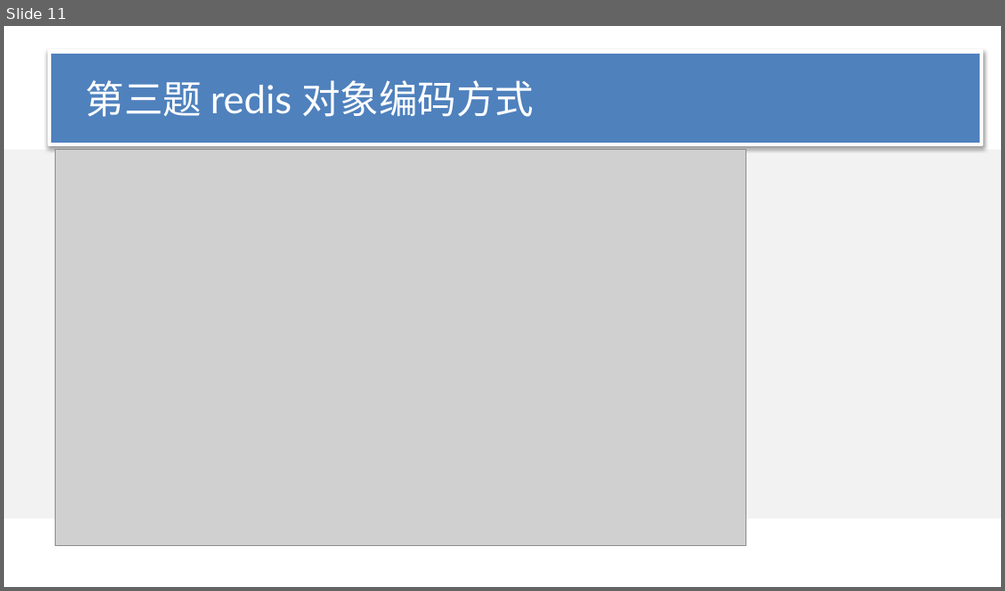
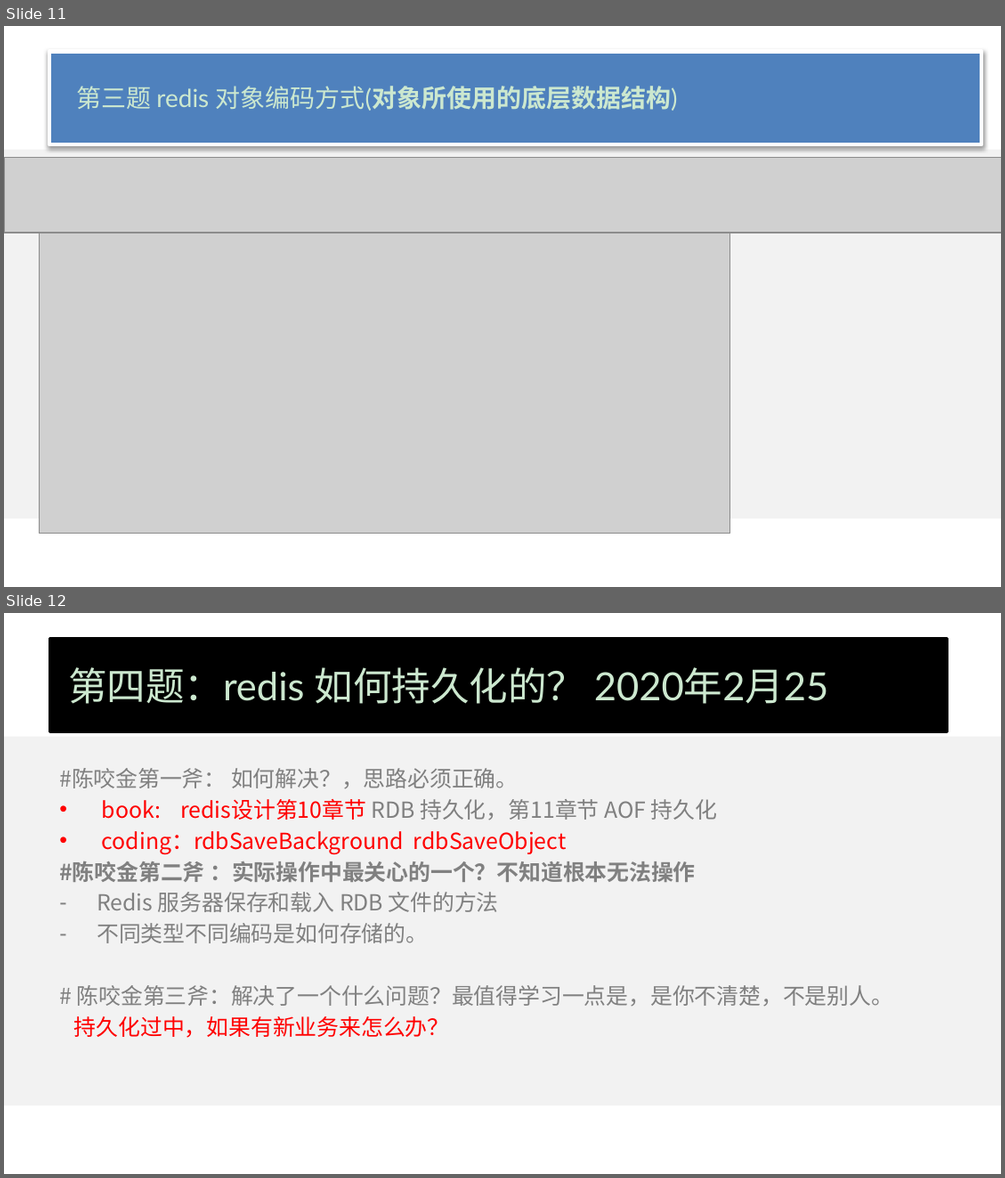
Before and after one commit to wangcy6/weekly, a slide deck: ppt/服务器设计_组件篇.pptx. Shown one above the other, each under a label of ours: slide 11 before the commit, slides 11 and 12 after it. The pictures are 1005x591 and 1005x1178 pixels, drawn with LibreOffice and Linux fonts; fonts in the diff are those of the drawing; grey boxes stand for pictures; background and template pictures are left out. Boxes give left, top, right and bottom in pixels: in the first picture for what was removed or moved away, otherwise in the second. Text is boxed around its words. In the diff, an @@ line names an element or a change of style, - is before the commit and + after.

```diff
--- a/ppt/服务器设计_组件篇.pptx
+++ b/ppt/服务器设计_组件篇.pptx
@@ slide 12 added at box(4, 613, 1001, 1174), background #CCE8CF; not listed: 1 template element that a slide beside it also shows @@
@@ title added at box(50, 638, 947, 731), fill #000000, outline #000000 2 pt, 28 pt, text #CCE8CF @@
+第四题：redis 如何持久化的？ 2020年2月25
@@ text added at box(59, 768, 894, 1038), 16 pt, text #808080 @@
+#陈咬金第一斧： 如何解决？，思路必须正确。
+• book: redis设计第10章节 RDB 持久化，第11章节 AOF 持久化
+• coding：rdbSaveBackground rdbSaveObject
+#陈咬金第二斧 ：实际操作中最关心的一个？不知道根本无法操作
+– Redis 服务器保存和载入 RDB 文件的方法
+– 不同类型不同编码是如何存储的。
+# 陈咬金第三斧：解决了一个什么问题？最值得学习一点是，是你不清楚，不是别人。
+持久化过中，如果有新业务来怎么办？
@@ slide 11 changed as well @@
@@ background #FFFFFF to #CCE8CF @@
@@ title "第三题 redis 对象编码方式(对象所使用的底层数据结构)" at box(50, 51, 982, 144): outline #FFFFFF 3 pt to #CCE8CF 3 pt @@
@@ title at box(76, 86, 678, 111): text changed; size 28 to 18 pt; text colour #FFFFFF to #CCE8CF @@
-第三题 redis 对象编码方式
+第三题 redis 对象编码方式(对象所使用的底层数据结构)
@@ picture added at box(4, 158, 1001, 233) @@
@@ picture: place and size @@
-picture at box(55, 150, 745, 547)
+picture at box(39, 220, 729, 533)
```
Also in this commit, not shown: 11 other slides changed, 1 other slide added, 1 other file.
